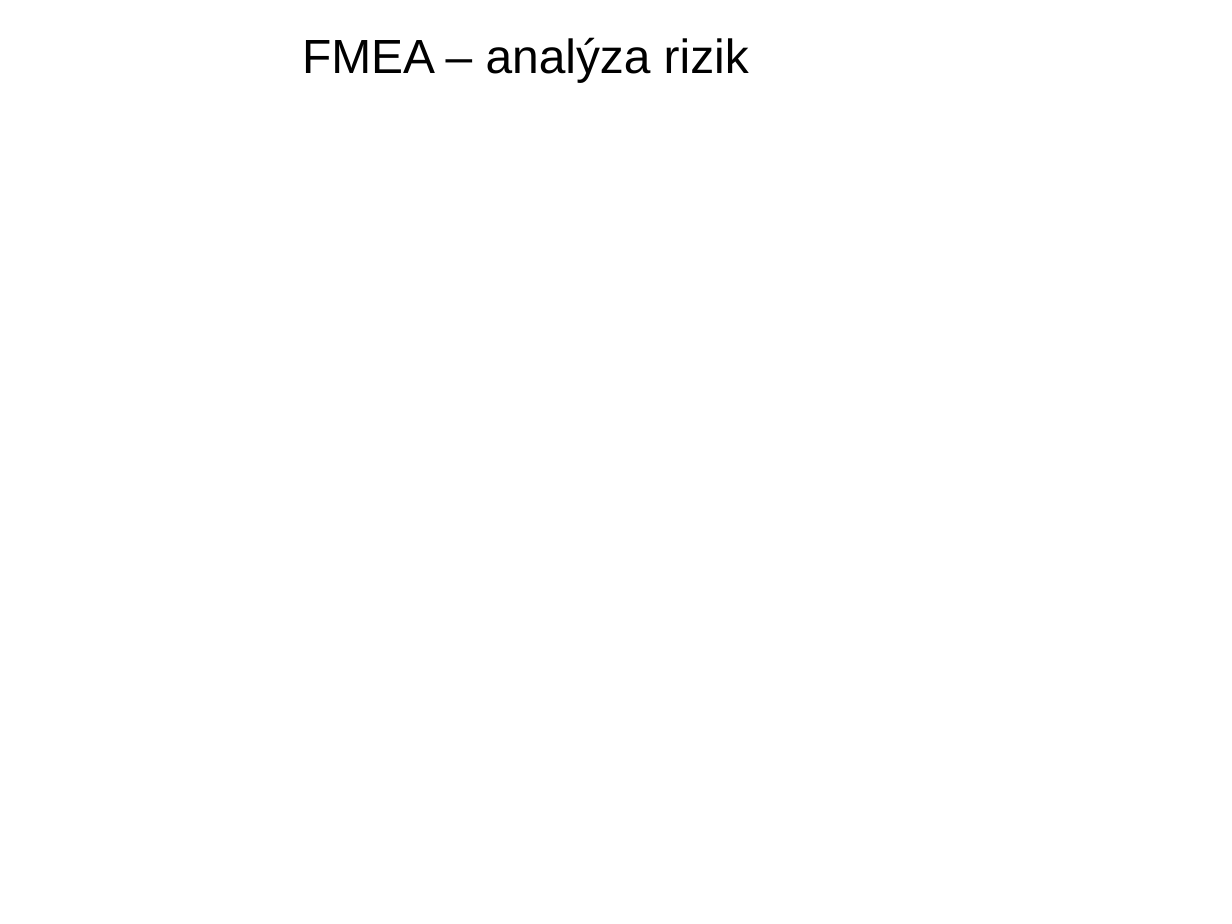
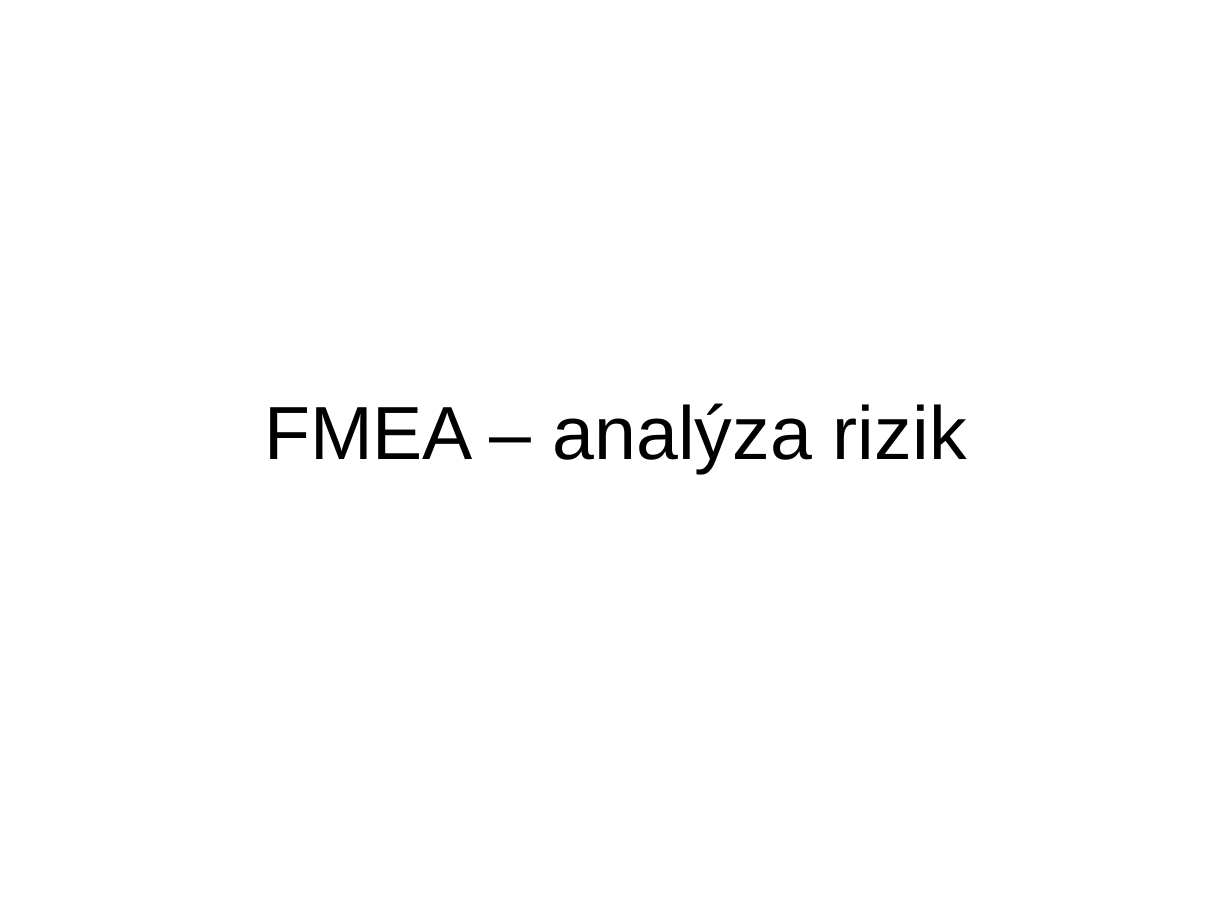
Before and after one commit to ZiipSi/tpr, a slide deck: slide 17 of source/files/Hnat_Zakopal_TPR_prezentace_2.pptx. Drawn at 1232x924 pixels with LibreOffice and Linux fonts; fonts in the diff are those of the drawing; background and template pictures are left out. Boxes give left, top, right and bottom in pixels: in the first picture for what was removed or moved away, otherwise in the second. Text is boxed around its words. In the diff, an @@ line names an element or a change of style, - is before the commit and + after.

```diff
--- a/source/files/Hnat_Zakopal_TPR_prezentace_2.pptx
+++ b/source/files/Hnat_Zakopal_TPR_prezentace_2.pptx
@@ text "FMEA – analýza rizik": place and size @@
-text "FMEA – analýza rizik" at bbox=[302, 37, 749, 83]
+text "FMEA – analýza rizik" at bbox=[264, 403, 967, 473]
@@ text "FMEA – analýza rizik" at bbox=[264, 403, 967, 473]: size 28 to 44 pt; alignment left to centre; more space between paragraphs @@
```
Also in this commit, not shown: 2 other slides changed, 3 other files.
